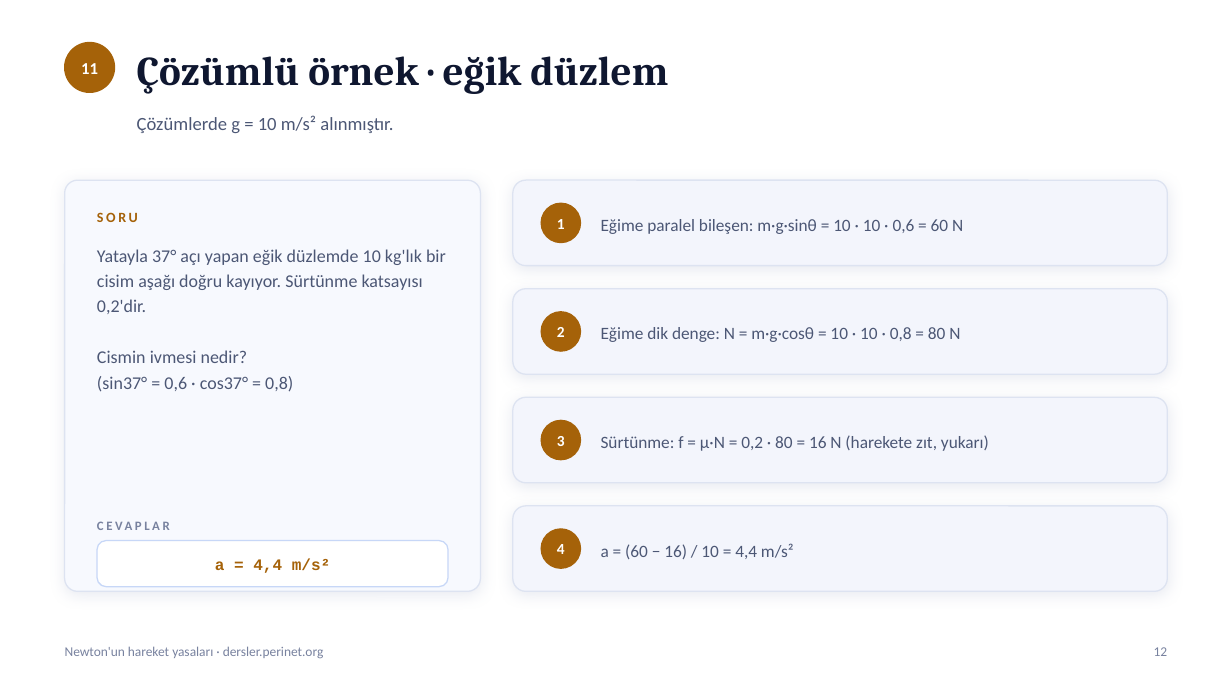
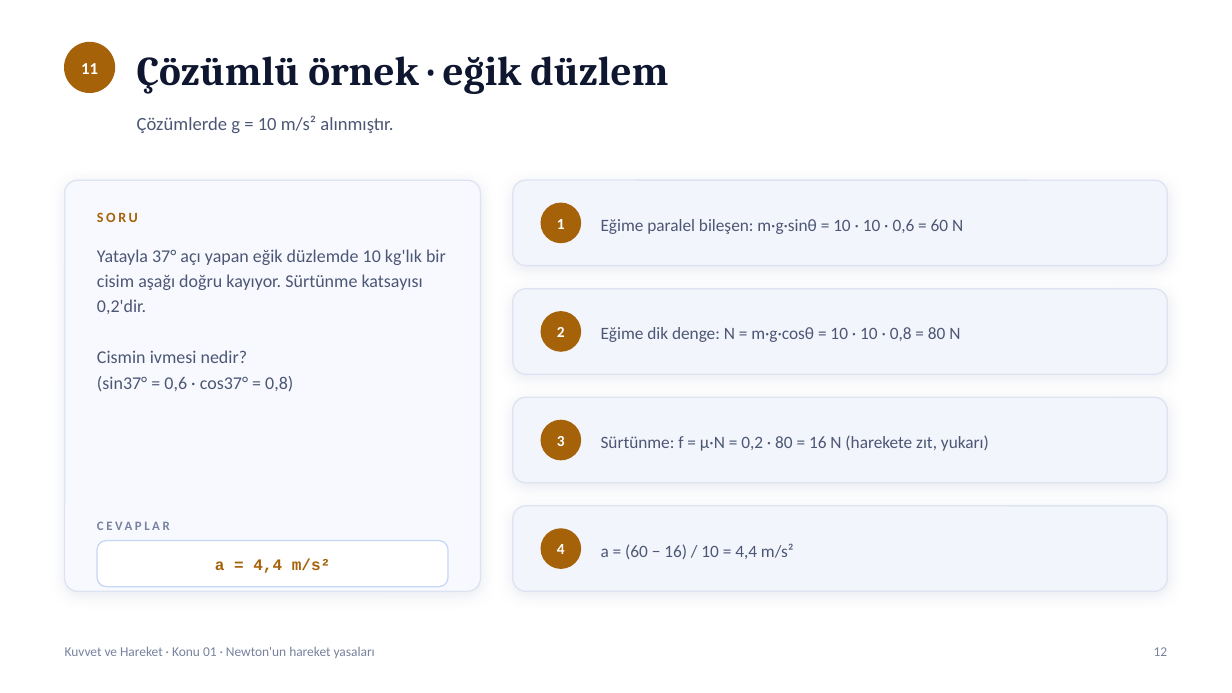
Before and after one commit to elestirmen/dersler, a slide deck: slide 12 of dist/sunum/newton-yasalari.pptx. Drawn at 1232x693 pixels with LibreOffice and Linux fonts; fonts in the diff are those of the drawing. Boxes give left, top, right and bottom in pixels: in the first picture for what was removed or moved away, otherwise in the second. Text is boxed around its words. In the diff, an @@ line names an element or a change of style, - is before the commit and + after.

```diff
--- a/dist/sunum/newton-yasalari.pptx
+++ b/dist/sunum/newton-yasalari.pptx
@@ text at [65, 646, 375, 658]: text changed @@
-Newton'un hareket yasaları · dersler.perinet.org
+Kuvvet ve Hareket · Konu 01 · Newton'un hareket yasaları
```
Also in this commit, not shown: 12 other slides changed, 10 other files.
